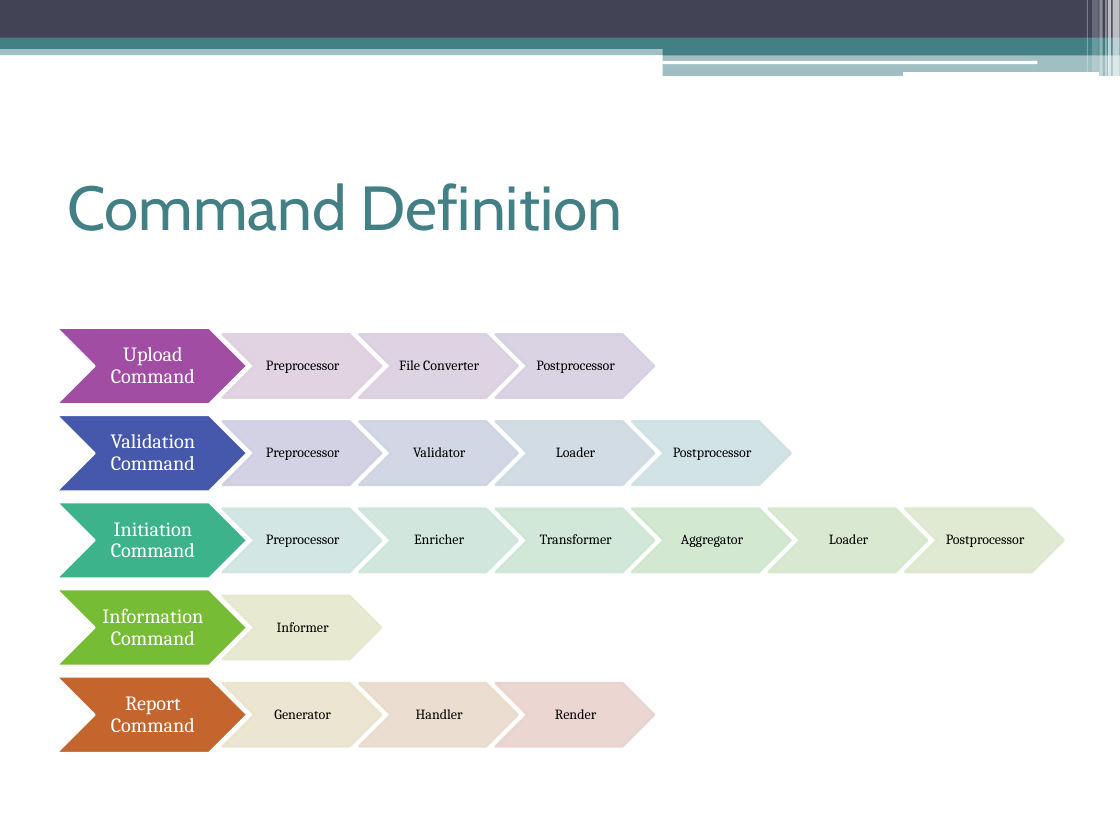
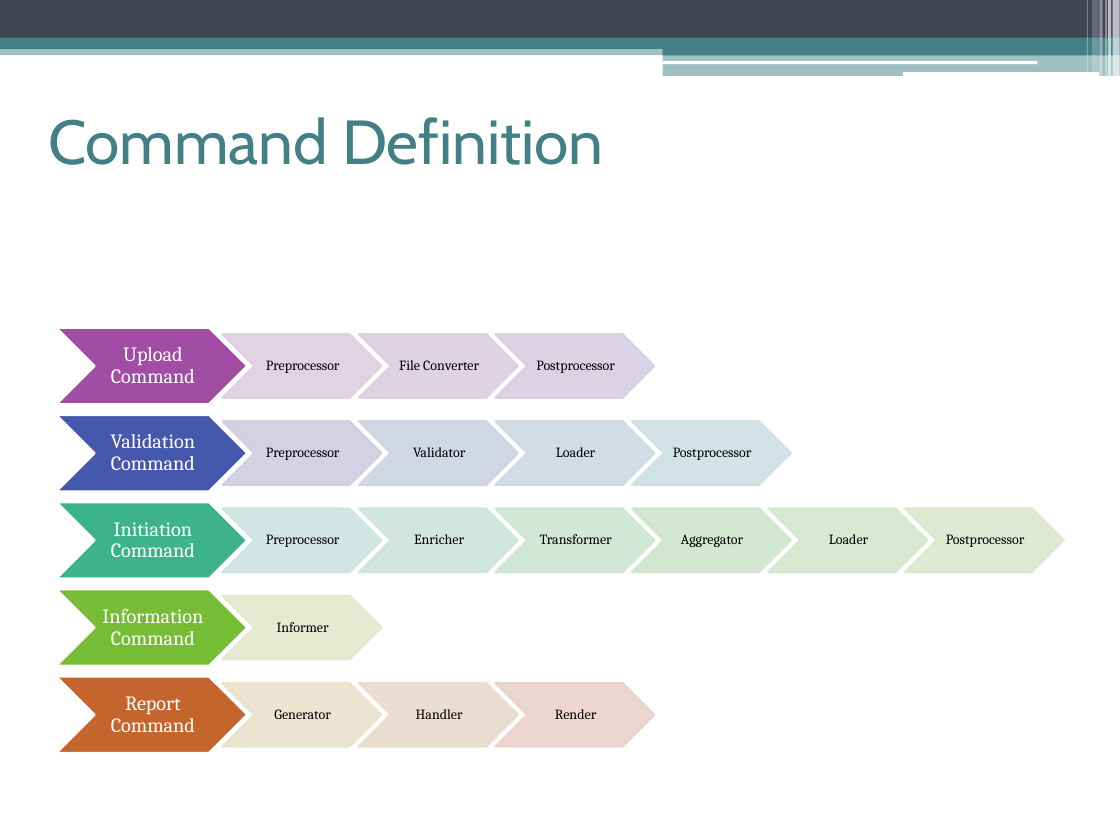
Before and after one commit to water2015/water, a slide deck: slide 5 of files/project.introduction.pptx. Drawn at 1120x840 pixels with LibreOffice and Linux fonts; fonts in the diff are those of the drawing. Boxes give left, top, right and bottom in pixels: in the first picture for what was removed or moved away, otherwise in the second. Text is boxed around its words. In the diff, an @@ line names an element or a change of style, - is before the commit and + after.

```diff
--- a/files/project.introduction.pptx
+++ b/files/project.introduction.pptx
@@ title "Command Definition" moved from (x1=67, y1=183, x2=622, y2=231) to (x1=48, y1=117, x2=603, y2=165) @@
```
Also in this commit, not shown: 1 other slide changed, 4 slides added, 1 slide removed.
